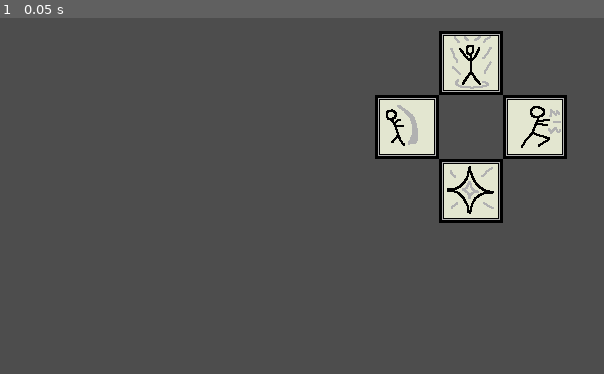
Above: before the commit, frame 1.
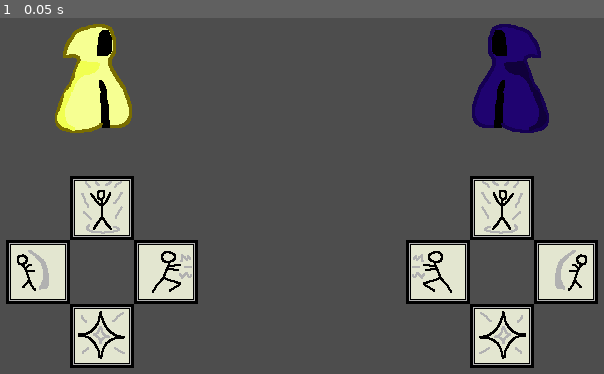
Above: after the commit, the same moment.

Repository: SamBumgardner/final-midnight
Game: Godot game, scene res://gameplay/test_scene.tscn
Same seed, same stepped clock (60 frames per second), same inputs: the game is played once before the commit and once after it.
Inputs:
- Up to frame 1 (0.05 s): no input

The runs differ from the first frame. In frame 1, 26% of the frame differs, in the area x 0-100%, y 1-99%.

Commit message:
set up base player behavior
Logic for resolving interaction is very messy, look to improve.

Diff:
--- a/GlobalConstants.gd
+++ b/GlobalConstants.gd
@@ -2,3 +2,5 @@
 
 class_name GlobalConstants
 enum Actions {CHARGE, ATTACK, DAZE, BLOCK, NONE}
+enum Players {FIRST, SECOND}
+enum MoonPhases {CRESCENT = 1, HALF = 2, FULL = 4}
--- a/gameplay/test_scene.gd
+++ b/gameplay/test_scene.gd
@@ -1,12 +1,17 @@
 extends Node2D
 
+signal resolve_round_actions
 signal new_round
 
 # Called when the node enters the scene tree for the first time.
 func _ready():
-	connect("new_round", $ControlPalette._on_new_round)
+	connect("resolve_round_actions", $Player1._on_resolve_round_actions)
+	connect("resolve_round_actions", $Player2._on_resolve_round_actions)
+	connect("new_round", $Player1/ControlPalette._on_new_round)
+	connect("new_round", $Player2/ControlPalette._on_new_round)
 
 # Called every frame. 'delta' is the elapsed time since the previous frame.
 func _process(delta):
 	if Input.is_action_just_pressed("ui_accept"):
+		emit_signal("resolve_round_actions", [0, 1], [$Player1, $Player2], [$Player1/ControlPalette.current_action, $Player2/ControlPalette.current_action], GlobalConstants.MoonPhases.CRESCENT)
 		emit_signal("new_round")
--- a/gameplay/test_scene.tscn
+++ b/gameplay/test_scene.tscn
@@ -1,10 +1,15 @@
 [gd_scene load_steps=3 format=3 uid="uid://c882gi2vo050k"]
 
 [ext_resource type="Script" path="res://gameplay/test_scene.gd" id="1_q6wjb"]
-[ext_resource type="PackedScene" uid="uid://dkh85xxdd1ipo" path="res://player/ControlPalette/ControlPalette.tscn" id="1_ts6s5"]
+[ext_resource type="PackedScene" uid="uid://bomodjcon6ive" path="res://player/Player.tscn" id="2_qrmxx"]
 
 [node name="test_scene" type="Node2D"]
 script = ExtResource("1_q6wjb")
 
-[node name="ControlPalette" parent="." instance=ExtResource("1_ts6s5")]
-position = Vector2(569, 330)
+[node name="Player1" parent="." instance=ExtResource("2_qrmxx")]
+position = Vector2(200, 275)
+
+[node name="Player2" parent="." instance=ExtResource("2_qrmxx")]
+position = Vector2(600, 275)
+scale = Vector2(-1, 1)
+player_number = 1
--- /dev/null
+++ b/player/ChargeParticles.gd
@@ -0,0 +1,14 @@
+extends CPUParticles2D
+
+class_name ChargeParticles
+
+func _ready():
+	_on_charge_changed(1, "")
+
+func _on_charge_changed(charge, _player_number):
+	amount = charge * charge
+	lifetime = .5 * charge
+	lifetime_randomness = 1 - .2 * charge
+	spread = 25 * charge
+	scale_amount_min = 3 * charge
+	scale_amount_max = 8 * charge
--- /dev/null
+++ b/player/Player.gd
@@ -0,0 +1,71 @@
+extends Node2D
+
+class_name Player
+
+signal charge_changed
+
+@export var player_number = GlobalConstants.Players.FIRST
+@export var max_health = 5
+@export var min_charge = 1
+@export var max_charge = 5
+
+var health = max_health
+var charge = min_charge
+
+# Called when the node enters the scene tree for the first time.
+func _ready():
+	$PlayerSprite.frame = player_number
+	$ControlPalette.player_identifier = "p%d" % player_number
+	if player_number == GlobalConstants.Players.SECOND:
+		scale.x = -1
+		($PlayerSprite/ChargeParticles as CPUParticles2D).color = Color.CORNFLOWER_BLUE
+
+func _on_resolve_round_actions(active_player_ids, players, player_actions, moon_phase):
+	var my_action = player_actions[player_number]
+
+	var opponent:Player
+	var opponent_action = GlobalConstants.Actions.NONE
+	for active_player_id in active_player_ids:
+		if active_player_id != player_number:
+			opponent = players[active_player_id]
+			opponent_action = player_actions[active_player_id]
+
+	match opponent_action:
+		GlobalConstants.Actions.ATTACK:
+			if my_action == GlobalConstants.Actions.BLOCK:
+				_hurt(int(opponent.charge / 2))
+			elif my_action == GlobalConstants.Actions.DAZE:
+				_hurt(opponent.charge)
+				# become dazed
+			else:
+				_hurt(opponent.charge)
+		GlobalConstants.Actions.DAZE:
+			if my_action == GlobalConstants.Actions.BLOCK \
+					or my_action == GlobalConstants.Actions.CHARGE \
+					or my_action == GlobalConstants.Actions.NONE:
+				_lose_charge()
+				_hurt(1)
+				# become dazed
+
+	match my_action:
+		GlobalConstants.Actions.CHARGE:
+			if opponent_action != GlobalConstants.Actions.DAZE:
+				$PlayerSprite/AnimationPlayer.play("charge")
+				_gain_charge(moon_phase)
+		GlobalConstants.Actions.ATTACK:
+			$PlayerSprite/AnimationPlayer.play("attack")
+		GlobalConstants.Actions.DAZE:
+			$PlayerSprite/AnimationPlayer.play("daze")
+		GlobalConstants.Actions.BLOCK:
+			$PlayerSprite/AnimationPlayer.play("block")
+
+func _hurt(damage):
+	health -= damage
+
+func _lose_charge():
+	charge = min_charge
+	emit_signal("charge_changed", charge, player_number)
+
+func _gain_charge(charge_amount):
+	charge = min(charge + charge_amount, max_charge)
+	emit_signal("charge_changed", charge, player_number)
--- /dev/null
+++ b/player/Player.tscn
@@ -0,0 +1,150 @@
+[gd_scene load_steps=10 format=3 uid="uid://bomodjcon6ive"]
+
+[ext_resource type="Texture2D" uid="uid://7ciw1q6806t" path="res://assets/player.png" id="1_ojlyv"]
+[ext_resource type="Script" path="res://player/Player.gd" id="2_6lu86"]
+[ext_resource type="PackedScene" uid="uid://dkh85xxdd1ipo" path="res://player/ControlPalette/ControlPalette.tscn" id="3_j745s"]
+[ext_resource type="Script" path="res://player/ChargeParticles.gd" id="3_y0tjq"]
+
+[sub_resource type="Animation" id="Animation_5os7n"]
+resource_name = "attack"
+length = 2.0
+tracks/0/type = "value"
+tracks/0/imported = false
+tracks/0/enabled = true
+tracks/0/path = NodePath(".:scale")
+tracks/0/interp = 1
+tracks/0/loop_wrap = true
+tracks/0/keys = {
+"times": PackedFloat32Array(0, 0.3, 1.8, 2),
+"transitions": PackedFloat32Array(9.18958, 27.8576, 1, 50.2134),
+"update": 0,
+"values": [Vector2(1, 1), Vector2(0.5, 1), Vector2(0.5, 1), Vector2(1, 1)]
+}
+tracks/1/type = "value"
+tracks/1/imported = false
+tracks/1/enabled = true
+tracks/1/path = NodePath(".:position")
+tracks/1/interp = 1
+tracks/1/loop_wrap = true
+tracks/1/keys = {
+"times": PackedFloat32Array(0.5, 0.6, 0.7, 0.8, 0.9, 1, 1.1, 1.2, 1.6, 1.7, 1.9, 2),
+"transitions": PackedFloat32Array(1, 1, 1, 1, 1, 1, 1, 1, 1, 1, 1, 1),
+"update": 0,
+"values": [Vector2(0, 0), Vector2(5, 0), Vector2(-5, 0), Vector2(10, 0), Vector2(-5, 0), Vector2(5, 0), Vector2(-5, 0), Vector2(-10, 0), Vector2(-10, 0), Vector2(50, 0), Vector2(50, 0), Vector2(0, 0)]
+}
+
+[sub_resource type="Animation" id="Animation_gkwx7"]
+resource_name = "block"
+length = 2.0
+tracks/0/type = "value"
+tracks/0/imported = false
+tracks/0/enabled = true
+tracks/0/path = NodePath(".:scale")
+tracks/0/interp = 1
+tracks/0/loop_wrap = true
+tracks/0/keys = {
+"times": PackedFloat32Array(0, 0.3, 1.8, 2),
+"transitions": PackedFloat32Array(1, 1, 1, 1),
+"update": 0,
+"values": [Vector2(1, 1), Vector2(0.75, 0.9), Vector2(0.75, 0.9), Vector2(1, 1)]
+}
+tracks/1/type = "value"
+tracks/1/imported = false
+tracks/1/enabled = true
+tracks/1/path = NodePath(".:position")
+tracks/1/interp = 1
+tracks/1/loop_wrap = true
+tracks/1/keys = {
+"times": PackedFloat32Array(0, 0.3, 1.8, 2),
+"transitions": PackedFloat32Array(1, 1, 1, 1),
+"update": 0,
+"values": [Vector2(0, 0), Vector2(-10, 0), Vector2(-10, 0), Vector2(0, 0)]
+}
+
+[sub_resource type="Animation" id="Animation_vjv14"]
+resource_name = "daze"
+length = 2.0
+tracks/0/type = "value"
+tracks/0/imported = false
+tracks/0/enabled = true
+tracks/0/path = NodePath(".:position")
+tracks/0/interp = 2
+tracks/0/loop_wrap = true
+tracks/0/keys = {
+"times": PackedFloat32Array(0, 0.5, 1.5, 2),
+"transitions": PackedFloat32Array(1, 1, 1, 1),
+"update": 0,
+"values": [Vector2(0, 0), Vector2(-50, 0), Vector2(50, 0), Vector2(0, 0)]
+}
+
+[sub_resource type="Animation" id="Animation_0jy22"]
+resource_name = "charge"
+length = 2.0
+tracks/0/type = "value"
+tracks/0/imported = false
+tracks/0/enabled = true
+tracks/0/path = NodePath(".:scale")
+tracks/0/interp = 1
+tracks/0/loop_wrap = true
+tracks/0/keys = {
+"times": PackedFloat32Array(0, 0.4, 1.8, 2),
+"transitions": PackedFloat32Array(1, 1, 1, 1),
+"update": 0,
+"values": [Vector2(1, 1), Vector2(1.5, 0.8), Vector2(1.5, 0.8), Vector2(1, 1)]
+}
+tracks/1/type = "value"
+tracks/1/imported = false
+tracks/1/enabled = true
+tracks/1/path = NodePath(".:position")
+tracks/1/interp = 0
+tracks/1/loop_wrap = true
+tracks/1/keys = {
+"times": PackedFloat32Array(0, 0.3, 0.4, 0.5, 0.6, 0.7, 0.8, 0.9, 1, 1.1, 1.2, 1.3, 1.4),
+"transitions": PackedFloat32Array(1, 1, 1, 1, 1, 1, 1, 1, 1, 1, 1, 1, 1),
+"update": 1,
+"values": [Vector2(0, 0), Vector2(-5, 0), Vector2(5, 0), Vector2(-5, 0), Vector2(5, 0), Vector2(-5, 0), Vector2(5, 0), Vector2(-5, 0), Vector2(5, 0), Vector2(-5, 0), Vector2(5, 0), Vector2(-5, 0), Vector2(5, 0)]
+}
+
+[sub_resource type="AnimationLibrary" id="AnimationLibrary_5ktlv"]
+_data = {
+"attack": SubResource("Animation_5os7n"),
+"block": SubResource("Animation_gkwx7"),
+"charge": SubResource("Animation_0jy22"),
+"daze": SubResource("Animation_vjv14")
+}
+
+[node name="Player" type="Node2D"]
+script = ExtResource("2_6lu86")
+
+[node name="PlayerSprite" type="Sprite2D" parent="."]
+texture = ExtResource("1_ojlyv")
+hframes = 2
+
+[node name="ChargeParticles" type="CPUParticles2D" parent="PlayerSprite"]
+z_index = -1
+position = Vector2(0, 15)
+lifetime = 1.5
+direction = Vector2(-0.3, -1)
+spread = 90.0
+gravity = Vector2(0, -115)
+initial_velocity_min = 30.0
+initial_velocity_max = 60.0
+angular_velocity_min = 20.0
+angular_velocity_max = 90.0
+linear_accel_max = 45.0
+angle_min = -50.0
+angle_max = 50.0
+scale_amount_min = 5.0
+scale_amount_max = 20.0
+script = ExtResource("3_y0tjq")
+
+[node name="AnimationPlayer" type="AnimationPlayer" parent="PlayerSprite"]
+speed_scale = 2.0
+libraries = {
+"": SubResource("AnimationLibrary_5ktlv")
+}
+
+[node name="ControlPalette" parent="." instance=ExtResource("3_j745s")]
+position = Vector2(0, 200)
+
+[connection signal="charge_changed" from="." to="PlayerSprite/ChargeParticles" method="_on_charge_changed"]
Binary file added: assets/player.png
Not shown, added: assets/player.png.import
